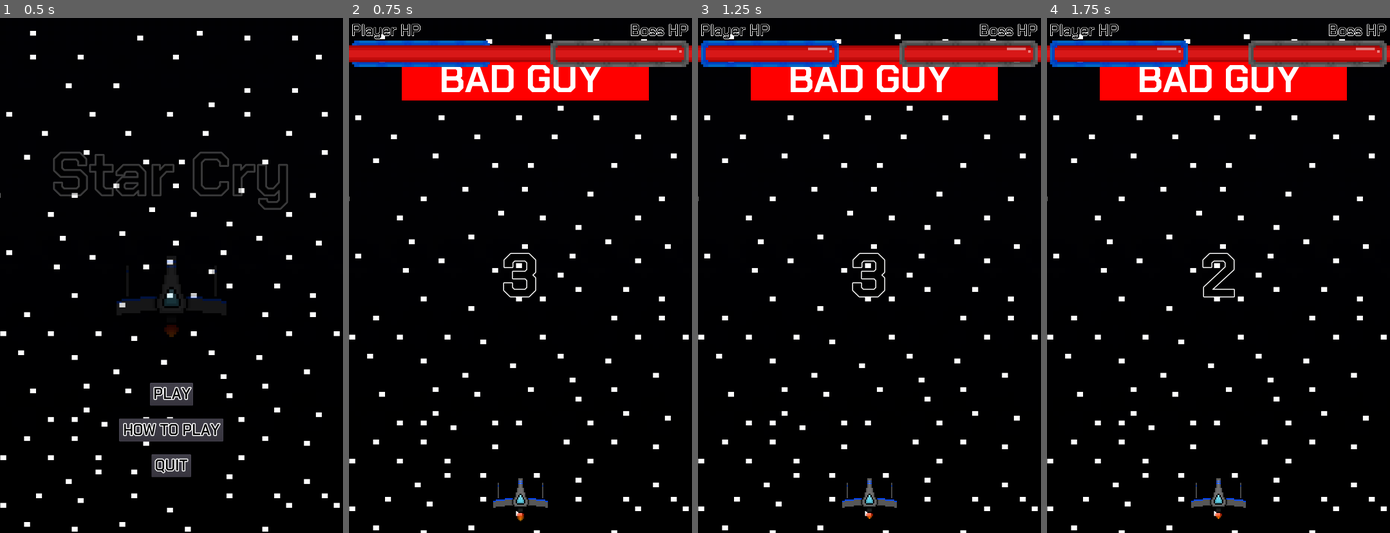
Above: before the commit, frames 1-4 (left to right).
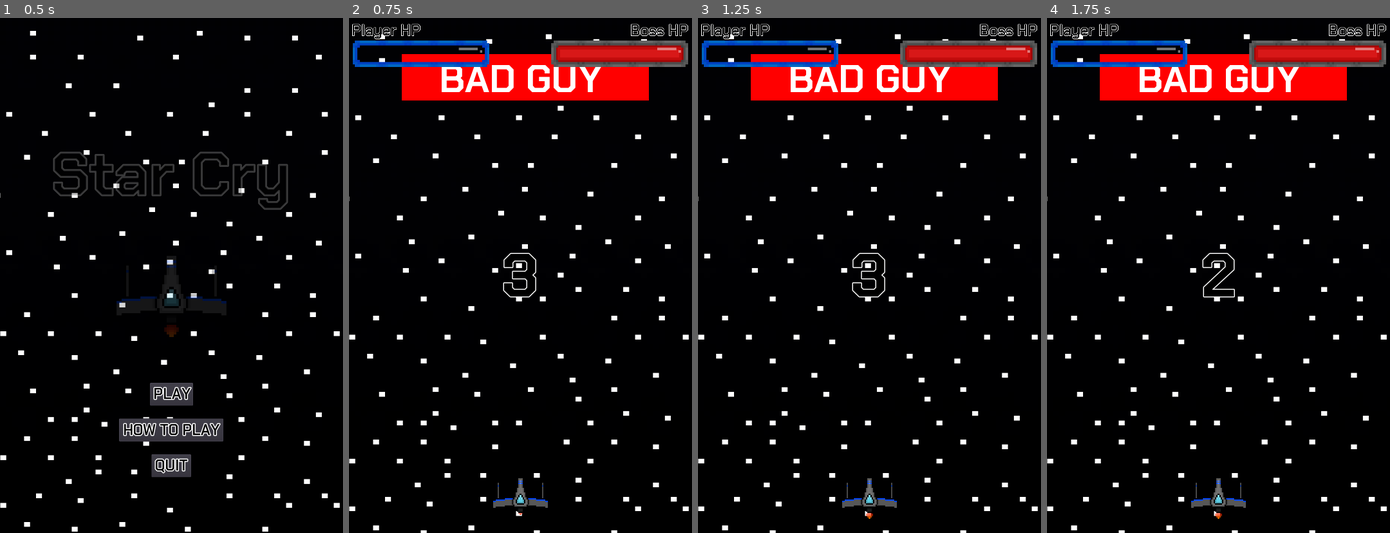
Above: after the commit, the same moments.

Repository: Cecilist/Final-BossFightBulletShooter
Game: Godot game, scene res://src/Menu/MainMenu.tscn
Two runs of this game, one before a commit and one after it. Both use one fixed random seed, a clock stepped at 60 frames per second and the inputs below.
Inputs:
- Up to frame 1 (0.5 s): no input
- Up to frame 2 (0.75 s): click "PLAY" at 0.5 s
- Up to frame 3 (1.25 s): no input
- Up to frame 4 (1.75 s): tap Enter (play_game) at 1.25, 1.35 s; hold D (move_right) from 1.28 s (still down)

Frame 1 is identical in both runs. In frame 2, 2.2% of the frame differs, in the area x 0-100%, y 4-98%; in frame 3, 2.1%; in frame 4, 2.1%.

Commit message:
Update health bar scaling

Diff:
--- a/project/src/HUD/HUD.tscn
+++ b/project/src/HUD/HUD.tscn
@@ -28,9 +28,13 @@
 scale = Vector2( 0.5, 0.5 )
 
 [node name="PlayerHealth" type="Sprite" parent="PlayerHealthBar"]
+position = Vector2( -310.568, -83 )
+scale = Vector2( 1, 1.1 )
 texture = ExtResource( 3 )
+centered = false
 
 [node name="PlayerHealthOutline" type="Sprite" parent="PlayerHealthBar"]
+scale = Vector2( 0.99, 1 )
 texture = ExtResource( 4 )
 
 [node name="PlayerHPLabel" type="Label" parent="PlayerHealthBar"]
@@ -51,11 +55,15 @@
 position = Vector2( 568.224, 75 )
 scale = Vector2( 0.5, 0.5 )
 
+[node name="BossHealth" type="Sprite" parent="BossHealthBar"]
+position = Vector2( -310.459, -83 )
+scale = Vector2( 1, 1.1 )
+texture = ExtResource( 1 )
+centered = false
+
 [node name="BossHealthOutline" type="Sprite" parent="BossHealthBar"]
+scale = Vector2( 0.99, 1 )
 texture = ExtResource( 2 )
-
-[node name="BossHealth" type="Sprite" parent="BossHealthBar"]
-texture = ExtResource( 1 )
 
 [node name="BossHPLabel" type="Label" parent="BossHealthBar"]
 margin_left = 42.226
--- a/project/src/Level/Level.gd
+++ b/project/src/Level/Level.gd
@@ -50,11 +50,13 @@
 	#This line isn't working yet, and the scaling needs to be done in a way that the health bar stays alligned to the left
 #	if not $Player.player_health == _previous_player_health:
 	$Overlay/HUD/PlayerHealthBar/PlayerHealth.scale.x *= $Player.player_health_percent
+#	if $Player.player_health == 0:
+#		_show_game_over()
 #	_previous_player_health = $Player.player_health
 
 	# Displays the boss's remaining health
-	$Overlay/HUD/BossHealthBar/BossHealth.scale.x *= $Boss.boss_health_percent
-	#if Boss.boss_health == 0
+#	$Overlay/HUD/BossHealthBar/BossHealth.scale.x *= $Boss.boss_health_percent
+	#if $Boss.boss_health == 0:
 #		_show_won_game()
 
 
--- a/project/src/Player/Player.tscn
+++ b/project/src/Player/Player.tscn
@@ -42,7 +42,7 @@
 [node name="ExhaustSprite" type="AnimatedSprite" parent="."]
 frames = SubResource( 1 )
 animation = "flying"
-frame = 1
+frame = 3
 playing = true
 
 [node name="ShipSprite" type="AnimatedSprite" parent="."]
